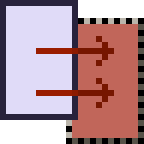
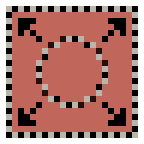
The second 144×144 image is a revision of the first. Changes to its layers:
added layer "Morph" above "Distribute" over [6, 6, 138, 138]
hid "Down right arrow" over [36, 36, 114, 108]
hid "Field" over [0, 0, 78, 120]
hid "Right" over [66, 18, 144, 144]
